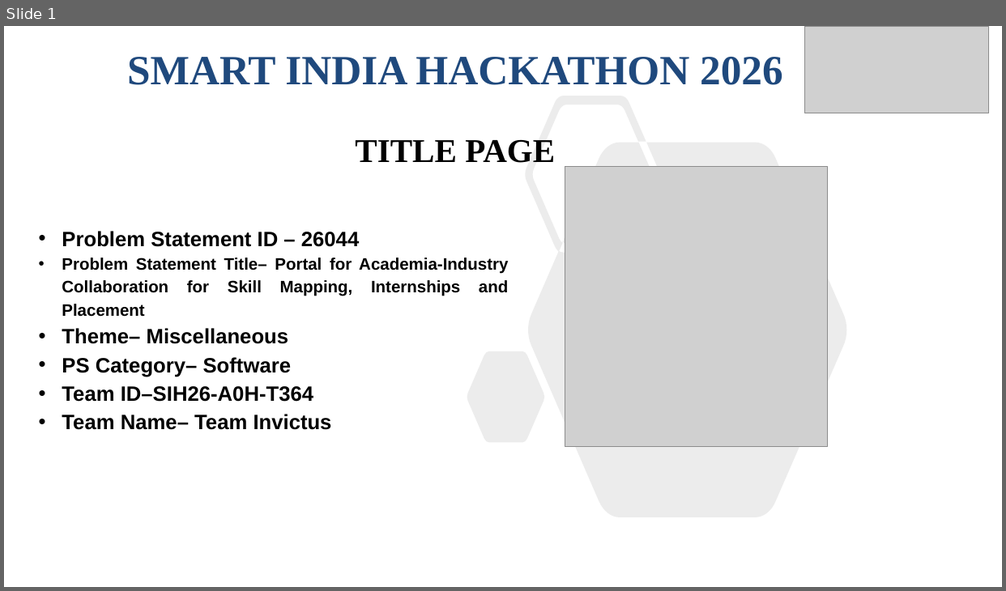
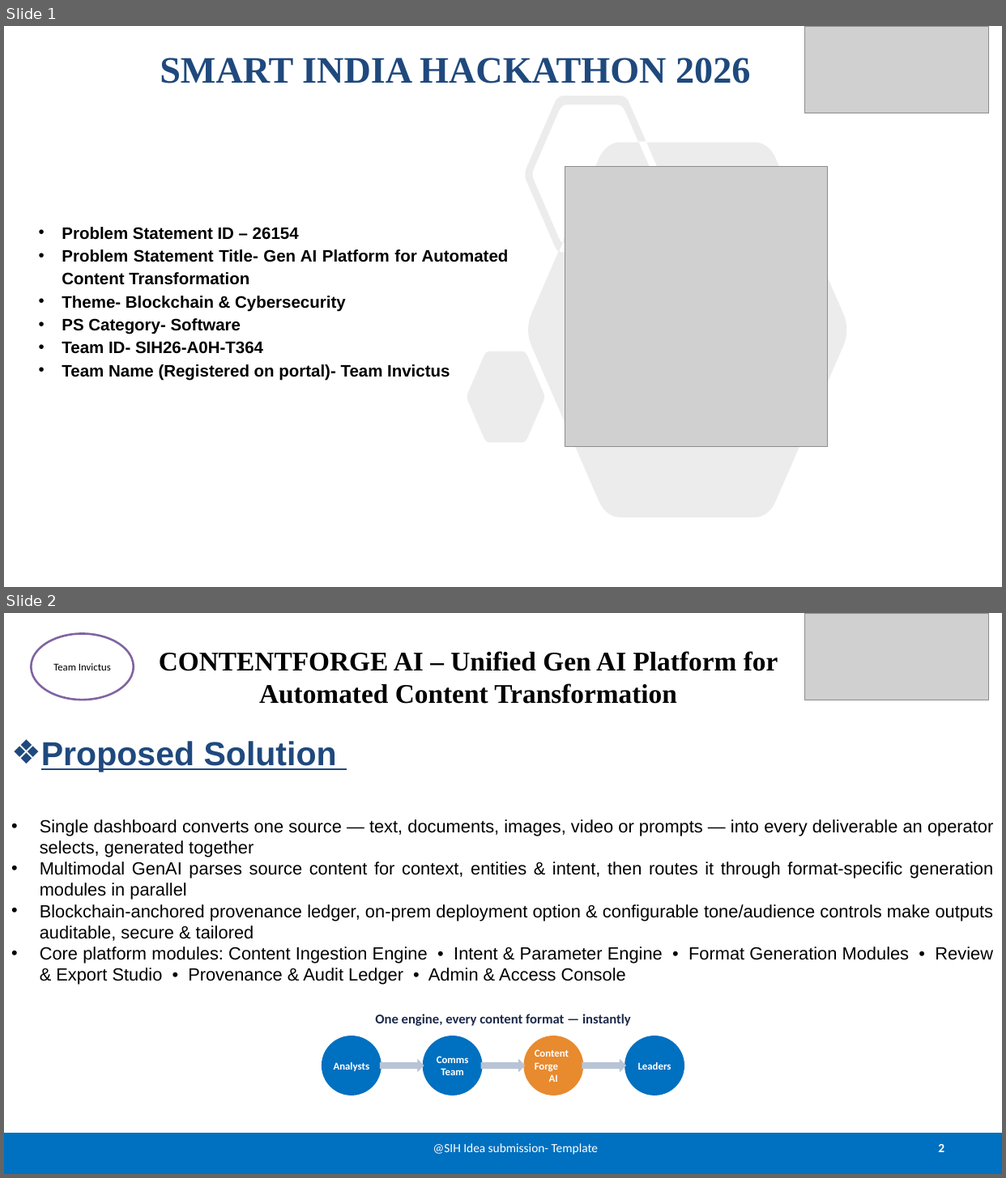
Before and after one commit to NehaD-2896/SIH26-A0H-T364, a slide deck: share/SIH26-A0H-T364_Presentation.pptx. Shown one above the other, each under a label of ours: slide 1 before the commit, slides 1 and 2 after it. The pictures are 1006x591 and 1006x1178 pixels, drawn with LibreOffice and Linux fonts; fonts in the diff are those of the drawing; grey boxes stand for pictures. Boxes give left, top, right and bottom in pixels: in the first picture for what was removed or moved away, otherwise in the second. Text is boxed around its words. In the diff, an @@ line names an element or a change of style, - is before the commit and + after.

```diff
--- a/share/SIH26-A0H-T364_Presentation.pptx
+++ b/share/SIH26-A0H-T364_Presentation.pptx
@@ slide 2 added at [4,613,1002,1174], background #FFFFFF @@
@@ ellipse added at [31,634,134,700], fill #FFFFFF, outline #8064A2 2 pt, 10 pt, text #000000 @@
+Team Invictus
@@ picture added at [805,613,989,700] @@
@@ title added at [159,651,778,704], 26 pt, text #000000, bold @@
+CONTENTFORGE AI – Unified Gen AI Platform for Automated Content Transformation
@@ text added at [40,741,994,985], 17 pt, text #000000 @@
+❖ Proposed Solution
+• Single dashboard converts one source — text, documents, images, video or prompts — into every deliverable an operator selects, generated together
+• Multimodal GenAI parses source content for context, entities & intent, then routes it through format-specific generation modules in parallel
+• Blockchain-anchored provenance ledger, on-prem deployment option & configurable tone/audience controls make outputs auditable, secure & tailored
+• Core platform modules: Content Ingestion Engine • Intent & Parameter Engine • Format Generation Modules • Review & Export Studio • Provenance & Audit Ledger • Admin & Access Console
@@ text added at [375,1014,631,1026], 13 pt, text #1E2A4A, bold @@
+One engine, every content format — instantly
@@ ellipse added at [322,1036,381,1096], fill #0070C0, 10 pt, text #FFFFFF, bold @@
+Analysts
@@ ellipse added at [423,1036,483,1096], fill #0070C0, 10 pt, text #FFFFFF, bold @@
+Comms Team
@@ ellipse added at [523,1036,583,1096], fill #E88A2E, 10 pt, text #FFFFFF, bold @@
+ContentForge
+AI
@@ ellipse added at [624,1036,684,1096], fill #0070C0, 10 pt, text #FFFFFF, bold @@
+Leaders
@@ right arrow added at [380,1059,424,1072], fill #B8C4D6 @@
@@ right arrow added at [481,1059,525,1072], fill #B8C4D6 @@
@@ right arrow added at [582,1059,626,1072], fill #B8C4D6 @@
@@ rectangle added at [4,1133,1002,1174], fill #0070C0 @@
@@ text added at [433,1144,599,1155], 12 pt, text #FFFFFF @@
+@SIH Idea submission- Template
@@ page number added at [938,1144,944,1152], 12 pt, text #FFFFFF, bold @@
+2
@@ slide 1 changed as well @@
@@ title "SMART INDIA HACKATHON 2026" at [160,58,750,84]: size 40 to 36 pt @@
@@ subtitle removed at [355,139,555,163] @@
-TITLE PAGE
@@ text at [62,227,509,380]: text changed; size 20 to 16 pt @@
-• Problem Statement ID – 26044
-• Problem Statement Title– Portal for Academia-Industry Collaboration for Skill Mapping, Internships and Placement
-• Theme– Miscellaneous
-• PS Category– Software
-• Team ID–SIH26-A0H-T364
-• Team Name– Team Invictus
+• Problem Statement ID – 26154
+• Problem Statement Title- Gen AI Platform for Automated Content Transformation
+• Theme- Blockchain & Cybersecurity
+• PS Category- Software
+• Team ID- SIH26-A0H-T364
+• Team Name (Registered on portal)- Team Invictus
```
Also in this commit, not shown: 1 other slide changed, 3 other slides added, 4 slides removed.
